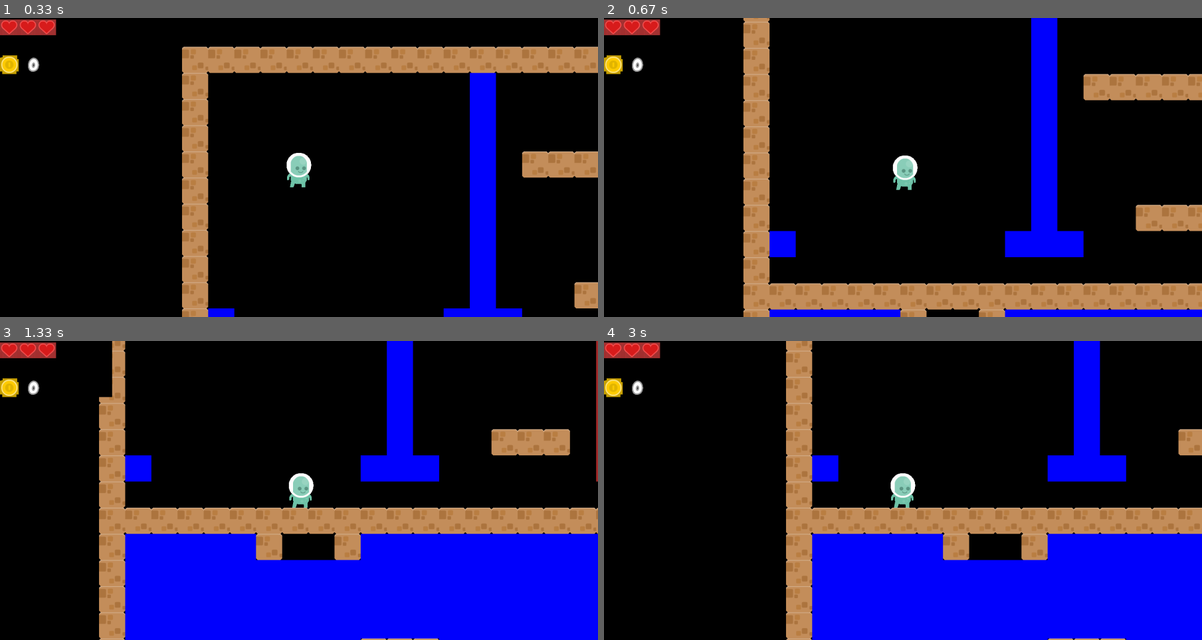
Above: before the commit, frames 1-4 (two rows, left to right).
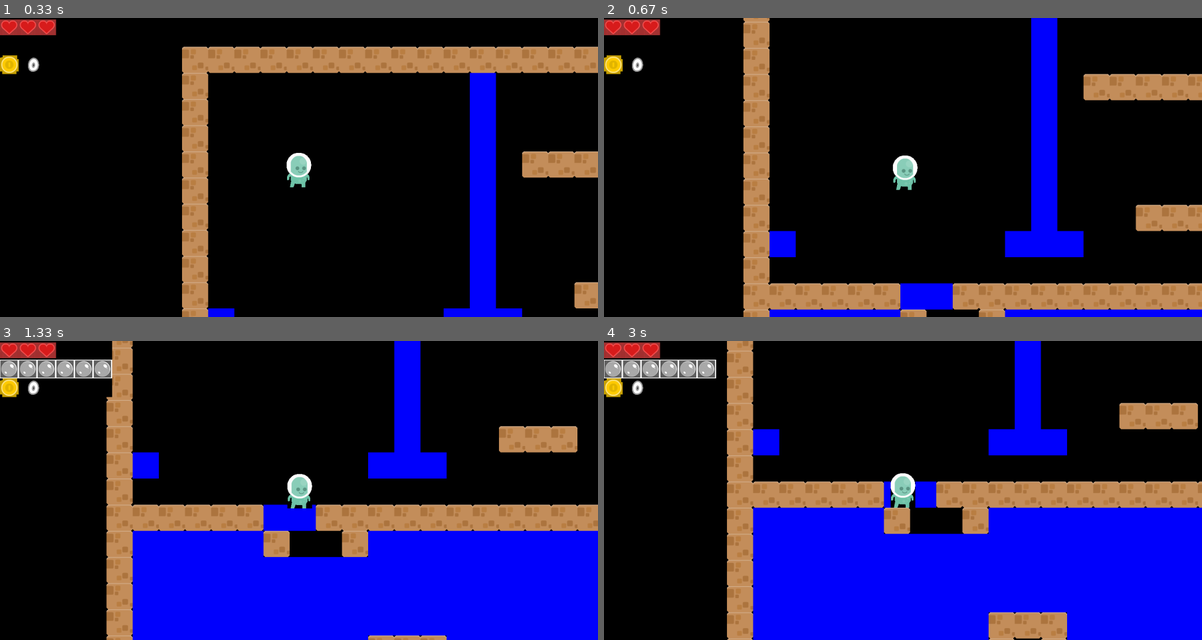
Above: after the commit, the same moments.

Repository: MahentNik/Project_pygame
Game: pygame game, started from main.py
Two runs of this game, one before a commit and one after it. Both use one fixed random seed, a clock stepped at 60 frames per second and the inputs below.
Inputs:
- Up to frame 1 (0.33 s): no input
- Up to frame 2 (0.67 s): hold Right from 0.33 s (still down)
- Up to frame 3 (1.33 s): release Right at 0.8 s; hold Up 0.83-1.13 s; hold Right from 1.17 s (still down)
- Up to frame 4 (3 s): release Right at 1.63 s; hold Left 1.67-2.2 s; hold Left 2.57-2.97 s

Frame 1 is identical in both runs. In frame 2, 0.8% of the frame differs, in the area x 49-59%, y 88-98%; in frame 3, 12%; in frame 4, 34%, in the area x 0-100%, y 0-100%.

Commit message:
сделал активный худ

Diff:
--- a/hud.py
+++ b/hud.py
@@ -5,8 +5,11 @@
 HERO_OXYGEN = 6
 
 RELOAD_HIT = pygame.USEREVENT + 76  # перезарядка получения урона
+COOLDOWN_DAMAGE = 1000
 RELOAD_o2 = pygame.USEREVENT + 77  # перезарядка получения кислорода
+COOLDOWN_O2 = 1000
 RELOAD__o2 = pygame.USEREVENT + 78  # перезарядка отнимания кислорода
+COOLDOWN__O2 = 2000
 
 
 class Hud(pygame.sprite.Sprite):
@@ -38,6 +41,10 @@
         # цифры
         self.numbers = numbers
 
+        self.timer_o2 = False
+        self.timer__o2 = False
+        self.timer_hp = False
+
         self.show_stats()
 
     def collide(self, player, group, status=False):
@@ -52,37 +59,48 @@
             if may_get_damaged or first_damage:
                 self.HP -= 1
                 self.firs_damage = False
-                pygame.time.set_timer(RELOAD_HIT, 1000)
+                if not self.timer_hp:
+                    pygame.time.set_timer(RELOAD_HIT, COOLDOWN_DAMAGE)
+                    self.timer_hp = True
         else:
+            self.timer_hp = False
             pygame.time.set_timer(RELOAD_HIT, 0)
             self.first_damage = True
             #  если сбрасывается соприкосновение с врагом, то нужно передать что первый дамаг должен восстановился)
             self.reload_first_damage()
 
         if self.O2 == 0:
-            pass
+            self.hero.kill()
             # если кислород кончится, то будет или смерть, или будкт отниматься по полхп
 
         if self.collide(self.hero, coin_group, True):
             self.coin_counter += 1
 
         if self.collide(self.hero, water_group):
-            pygame.time.set_timer(RELOAD__o2, 1000)
             self.visible_o2 = True
+            if not self.timer__o2:
+                pygame.time.set_timer(RELOAD__o2, COOLDOWN__O2)
+                self.timer__o2 = True
             if self.collide(self.hero, air_group):
-                pygame.time.set_timer(RELOAD_o2, 1000)
+                if not self.timer_o2:
+                    pygame.time.set_timer(RELOAD_o2, COOLDOWN_O2)
+                    self.timer_o2 = True
                 if is_time_o2:
                     pygame.time.set_timer(RELOAD__o2, 0)
+                    self.timer__o2 = False
                     if self.O2 < HERO_OXYGEN:
                         self.O2 += 1
             else:
                 if is_time__o2:
                     pygame.time.set_timer(RELOAD_o2, 0)
+                    self.timer_o2 = False
                     if self.O2 > 0:
                         self.O2 -= 1
         else:
             pygame.time.set_timer(RELOAD__o2, 0)
             pygame.time.set_timer(RELOAD_o2, 0)
+            self.timer__o2 = False
+            self.timer_o2 = False
 
         self.show_stats()
 
--- a/main.py
+++ b/main.py
@@ -29,7 +29,7 @@
     "-          w   --- l     -",
     "-w        www      l     -",
     "-                   -ww- -",
-    "---------------------ww---",
+    "------ww-------------ww---",
     "-wwwww-  -wwwwwwwwwwwwwww-",
     "-wwwwwwwwwwwwwwwwwwwwwwww-",
     "-wwwwwwwwwwwwwwwwwwwwwwww-",
@@ -106,14 +106,17 @@
     wat_up = False
     wat_down = False
 
-    may_get_damaged = True  # перезарядка получения урона
-    first_damage = True
-
-    is_time_o2 = False  # перезарядка получения кислорода
-    is_time__o2 = False  # перезарядка отнимания кислорода
-
     running = True
     while running:
+        may_get_damaged = True  # перезарядка получения урона
+        first_damage = True
+
+        timer_off_hp = False
+        timer_off_o2 = False
+        timer_off__o2 = False
+
+        is_time_o2 = False  # перезарядка получения кислорода
+        is_time__o2 = False  # перезарядка отнимания кислорода
         for event in pygame.event.get():
             if event.type == pygame.QUIT:
                 running = False
@@ -142,16 +145,10 @@
             if event.type == RELOAD_HIT:
                 may_get_damaged = True
                 first_damage = False
-            else:
-                may_get_damaged = False
             if event.type == RELOAD_o2:
                 is_time_o2 = True
-            else:
-                is_time_o2 = False
             if event.type == RELOAD__o2:
                 is_time__o2 = True
-            else:
-                is_time__o2 = False
         camera.update(hero)
 
         for sprite in all_sprites:
